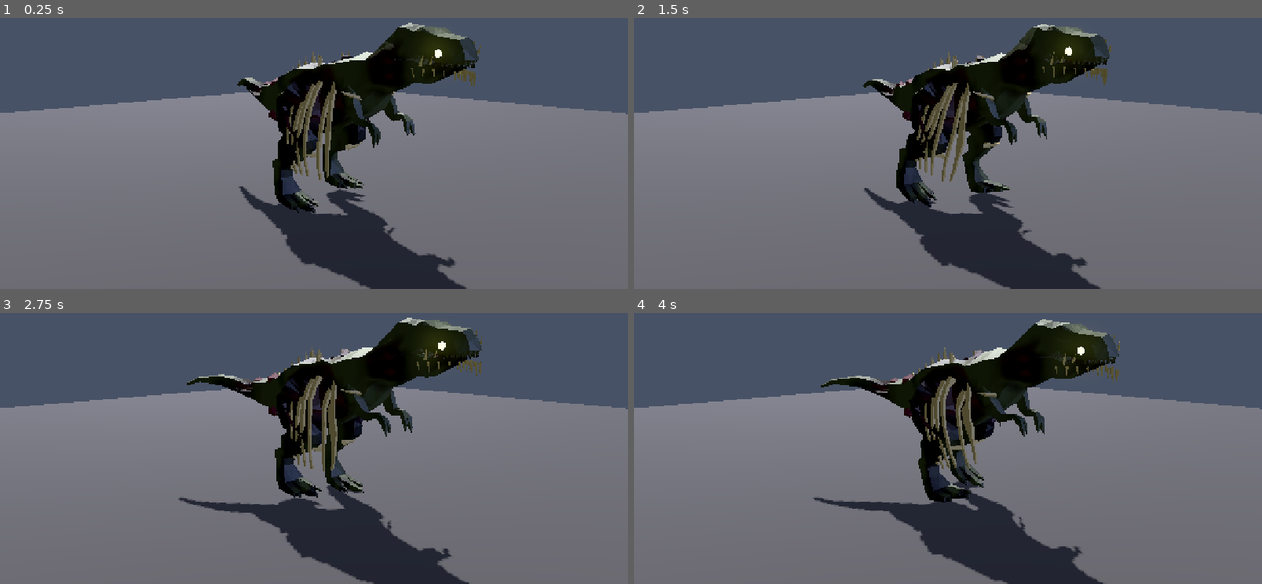
Above: before the commit, frames 1-4 (two rows, left to right).
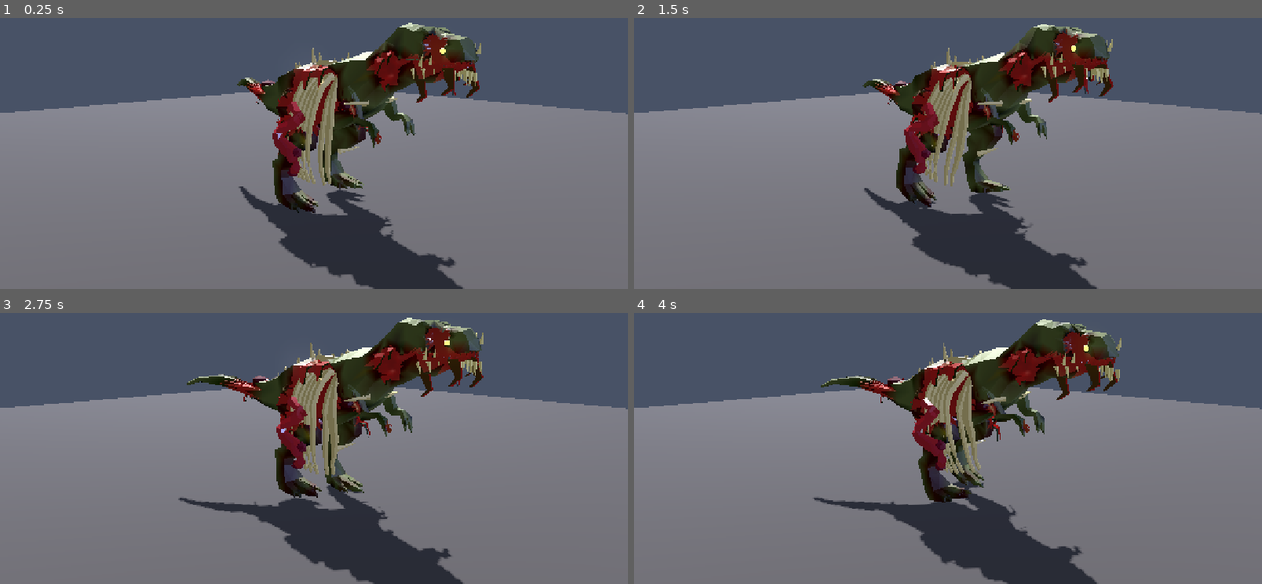
Above: after the commit, the same moments.

Repository: zees-games/zz-historical-monsters
Game: Godot game, scene res://examples/zhm_gallery.tscn
The game is run twice, just before and just after one commit, with the same random seed, the same clock (stepped at 60 frames per second) and the same inputs.
Inputs:
- Up to frame 1 (0.25 s): no input
- Up to frame 2 (1.5 s): no input
- Up to frame 3 (2.75 s): no input
- Up to frame 4 (4 s): no input

The runs differ from the first frame. In frame 1, 8.7% of the frame differs, in the area x 37-77%, y 1-100%; in frame 2, 8.8%; in frame 3, 9.1%, in the area x 29-77%, y 1-100%; in frame 4, 8.9%.

Commit message:
Make the infected monsters read as torn flesh: wound cavities, wet muscle, ribs, guts, skin strips, eye sockets
Co-Authored-By: Claude Sonnet 5.5 <noreply@anthropic.com>

Diff:
--- a/examples/zhm_gallery.gd
+++ b/examples/zhm_gallery.gd
@@ -54,7 +54,7 @@
 	env.background_color = Color(0.07, 0.08, 0.1)
 	env.ambient_light_source = Environment.AMBIENT_SOURCE_COLOR
 	env.ambient_light_color = Color(0.45, 0.5, 0.58)
-	env.ambient_light_energy = 1.4
+	env.ambient_light_energy = 2.2
 	env.glow_enabled = true
 	env.glow_intensity = 0.8
 	var we := WorldEnvironment.new()
--- a/examples/zhm_selftest.gd
+++ b/examples/zhm_selftest.gd
@@ -20,7 +20,7 @@
 
 const CHECKS := 74
 const SECTIONS := 8
-const TRIS_MAX := 12000
+const TRIS_MAX := 14000
 
 var _passed := 0
 var _failed := 0
Binary file changed: addons/zz_historical_monsters/monsters/bear.glb
Binary file changed: addons/zz_historical_monsters/monsters/tiger.glb
Binary file changed: addons/zz_historical_monsters/monsters/trex.glb
Not shown, changed: CREDITS.md
Not shown, changed: tools/build_monsters.py
